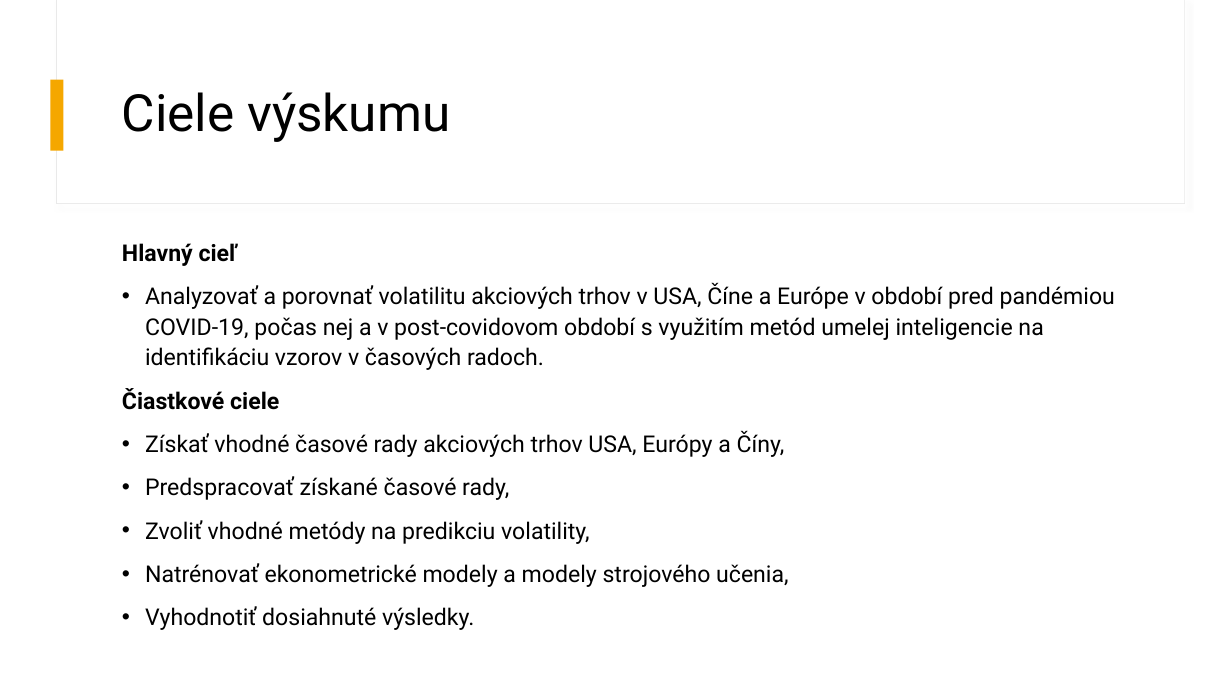
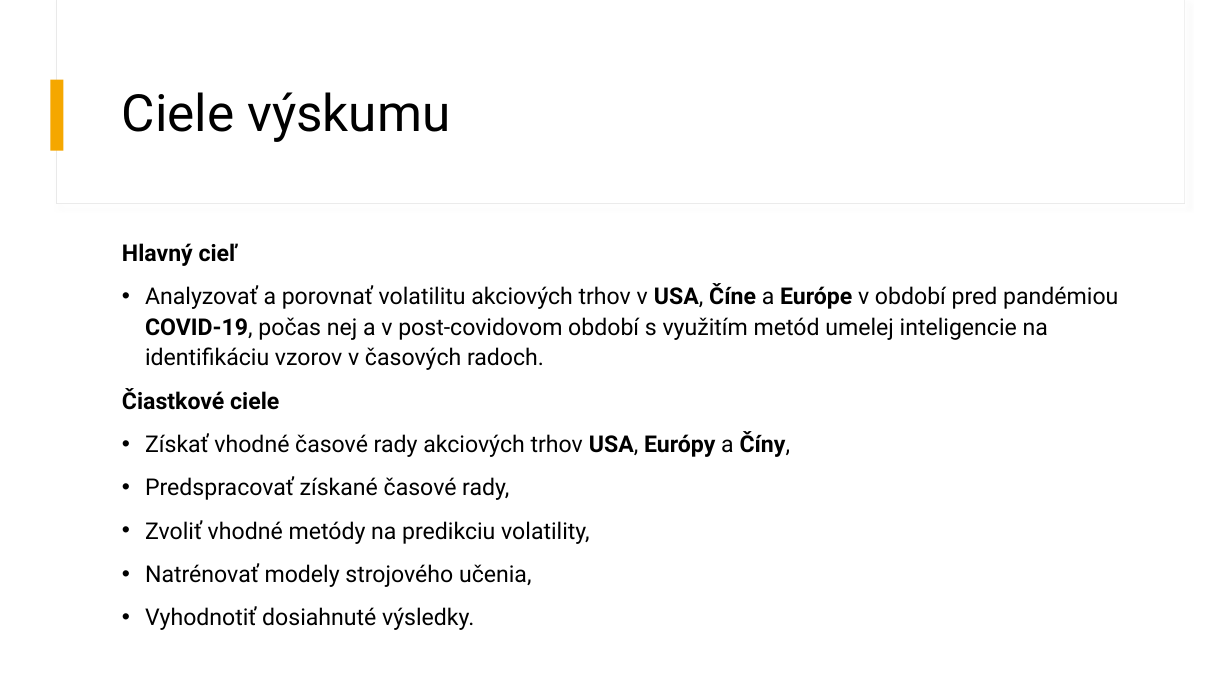
Before and after one commit to MatejLuzak/Identification-of-Patterns-of-Stock-Market-Volatility-in-the-USA-China-and-Europe-Using-AI-Methods, a slide deck: slide 2 of Identifikácia vzorov v časových radoch pre komparáciu volatility.pptx. Drawn at 1232x693 pixels with LibreOffice and Linux fonts; fonts in the diff are those of the drawing. Boxes give left, top, right and bottom in pixels: in the first picture for what was removed or moved away, otherwise in the second. Text is boxed around its words. In the diff, an @@ line names an element or a change of style, - is before the commit and + after.

```diff
--- a/Identifikácia vzorov v časových radoch pre komparáciu volatility.pptx
+++ b/Identifikácia vzorov v časových radoch pre komparáciu volatility.pptx
@@ text at [145,284,1118,457]: bold on in "USA, Číne Európe COVID-19,", "USA, Európy Číny," @@
@@ text at [145,563,531,587]: text changed @@
-• Natrénovať ekonometrické modely a modely strojového učenia,
+• Natrénovať modely strojového učenia,
```
Also in this commit, not shown: 5 other slides changed, 1 slide added, 1 slide removed.
